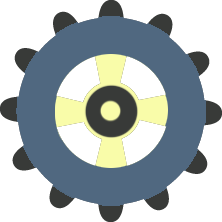
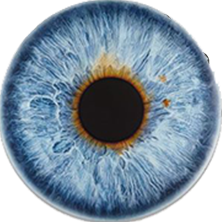
Two versions of the same layered image (222px x 222px). Layer-by-layer changes:
added layer "75d5b6255d2ebaf854bcf37586effbf1" above "Слой 3" over box(0, 0, 222, 222)
hid "Слой 3" over box(84, 84, 139, 139)
hid "axises" over box(53, 53, 170, 170)
